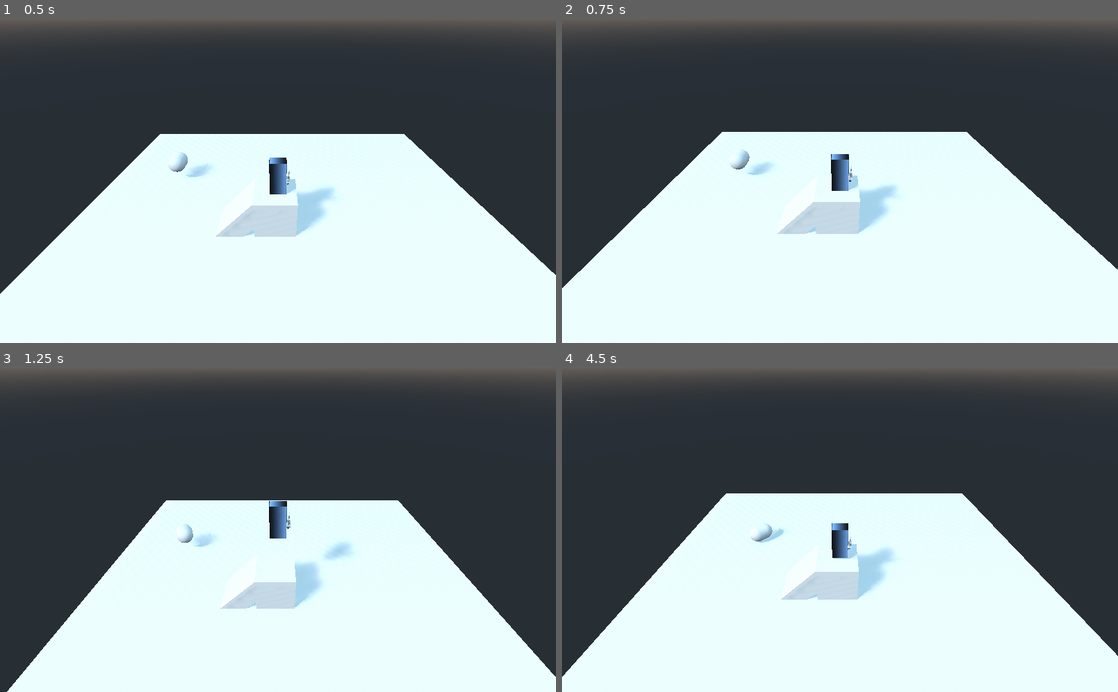
Above: before the commit, frames 1-4 (two rows, left to right).
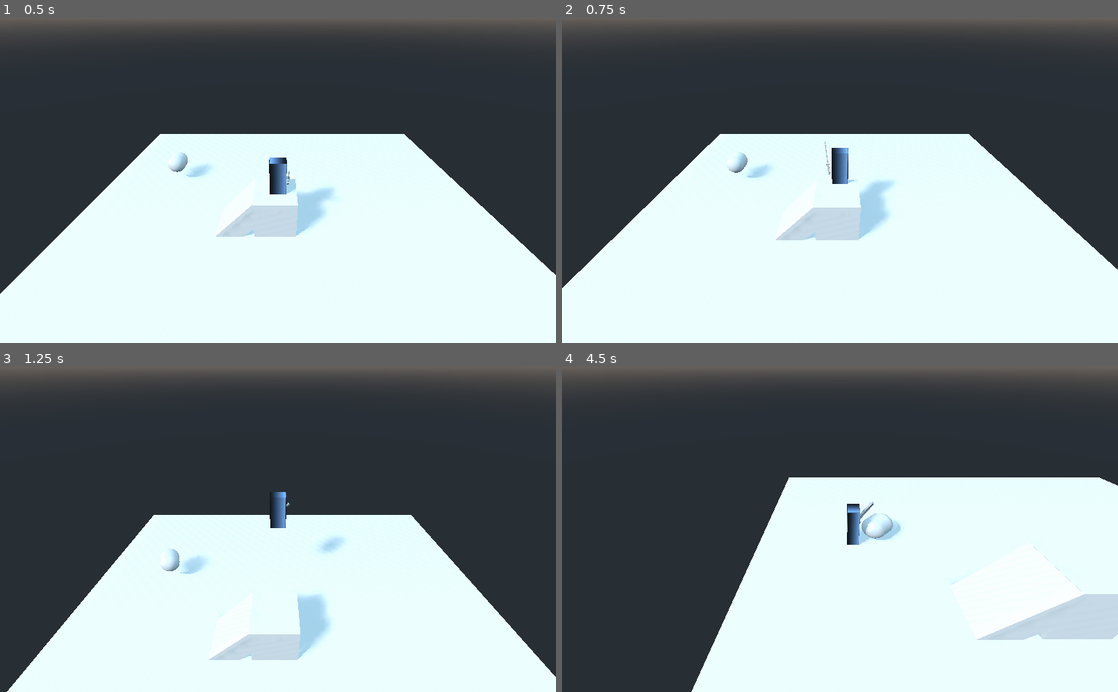
Above: after the commit, the same moments.

Repository: MXsora/Valeria-game
Game: Godot game, scene res://Scenes/Test.tscn
Two runs of this game, one before a commit and one after it. Both use one fixed random seed, a clock stepped at 60 frames per second and the inputs below.
Inputs:
- Up to frame 1 (0.5 s): no input
- Up to frame 2 (0.75 s): hold Up (ig_move_up, bound only after the commit) from 0.53 s (still down); tap Ctrl (ig_attack, bound only after the commit) at 0.6 s
- Up to frame 3 (1.25 s): keep holding Up (ig_move_up, bound only after the commit); tap Space (ig_jump) at 0.77 s
- Up to frame 4 (4.5 s): tap Ctrl (ig_attack, bound only after the commit) every 0.75 s from 1.35 to 4.35 s; tap Space (ig_jump) at 1.52, 3.02, 3.77 s; release Up (ig_move_up, bound only after the commit) at 2.03 s; hold Left (ig_move_left, bound only after the commit) 2.03-3.53 s; hold Down (ig_move_down, bound only after the commit) 3.53-4.28 s; hold Right (ig_move_right, bound only after the commit) from 4.28 s (still down)

Frame 1 is identical in both runs. In frame 2, 1.5% of the frame differs, in the area x 26-74%, y 35-69%; in frame 3, 5.9%; in frame 4, 25%, in the area x 0-100%, y 33-100%.

Commit message:
Hit detection on enemies works

Diff:
--- a/Scenes/InGame/EnemyBase.tscn
+++ b/Scenes/InGame/Enemy_Base.tscn
@@ -60,12 +60,11 @@
 [node name="Timer" type="Timer" parent="."]
 autostart = true
 
-[node name="hurtBox" type="Area" parent="."]
+[node name="HurtBox" type="Area" parent="."]
 collision_layer = 16
 collision_mask = 8
 
-[node name="CollisionShape" type="CollisionShape" parent="hurtBox"]
+[node name="CollisionShape" type="CollisionShape" parent="HurtBox"]
 shape = SubResource( 5 )
 
 [connection signal="timeout" from="Timer" to="." method="_on_Timer_timeout"]
-[connection signal="area_entered" from="hurtBox" to="." method="_on_hurtBox_area_entered"]
--- /dev/null
+++ b/Scenes/InGame/Pickup_Base.tscn
@@ -0,0 +1,20 @@
+[gd_scene load_steps=3 format=2]
+
+[sub_resource type="SphereMesh" id=1]
+radial_segments = 10
+rings = 8
+
+[sub_resource type="SphereShape" id=2]
+
+[node name="Pickup" type="Spatial"]
+
+[node name="Graphics" type="Spatial" parent="."]
+
+[node name="MeshInstance" type="MeshInstance" parent="Graphics"]
+mesh = SubResource( 1 )
+skeleton = NodePath("../..")
+
+[node name="Hitbox" type="Area" parent="."]
+
+[node name="CollisionShape" type="CollisionShape" parent="Hitbox"]
+shape = SubResource( 2 )
--- a/Scenes/InGame/Player.tscn
+++ b/Scenes/InGame/Player.tscn
@@ -232,6 +232,9 @@
 [sub_resource type="CapsuleShape" id=11]
 radius = 0.242677
 height = 0.828297
+
+[sub_resource type="BoxShape" id=14]
+extents = Vector3( 0.35607, 0.80542, 0.255064 )
 
 [node name="Player" type="KinematicBody"]
 script = ExtResource( 3 )
@@ -275,4 +278,11 @@
 transform = Transform( 1, -4.65661e-09, 0, -3.72529e-09, 0, -1, 2.49129e-08, 1, -3.72529e-09, -0.00455928, 0.818197, -0.0117473 )
 shape = SubResource( 11 )
 
+[node name="HurtBox" type="Area" parent="."]
+
+[node name="CollisionShape" type="CollisionShape" parent="HurtBox"]
+transform = Transform( 1, 0, 0, 0, 1, 0, 0, 0, 1, 0, 1.00753, 0 )
+shape = SubResource( 14 )
+
 [connection signal="area_entered" from="WeaponHolder/HitBox" to="." method="_on_HitBox_area_entered"]
+[connection signal="area_entered" from="HurtBox" to="." method="_on_HurtBox_area_entered"]
--- a/Scenes/Test.tscn
+++ b/Scenes/Test.tscn
@@ -1,7 +1,7 @@
 [gd_scene load_steps=9 format=2]
 
 [ext_resource path="res://Scenes/InGame/Player.tscn" type="PackedScene" id=1]
-[ext_resource path="res://Scenes/InGame/EnemyBase.tscn" type="PackedScene" id=2]
+[ext_resource path="res://Scenes/InGame/Enemy_Base.tscn" type="PackedScene" id=2]
 
 [sub_resource type="CubeMesh" id=6]
 size = Vector3( 22, 0.342, 22 )
--- /dev/null
+++ b/Scenes/UI/Player_UI.tscn
@@ -0,0 +1,36 @@
+[gd_scene load_steps=3 format=2]
+
+[ext_resource path="res://Scripts/Player_UI.gd" type="Script" id=1]
+[ext_resource path="res://icon.png" type="Texture" id=2]
+
+[node name="Player_UI" type="Control"]
+pause_mode = 2
+anchor_right = 1.0
+anchor_bottom = 1.0
+script = ExtResource( 1 )
+
+[node name="HealthBar" type="TextureProgress" parent="."]
+margin_left = 274.0
+margin_top = 540.0
+margin_right = 497.0
+margin_bottom = 580.0
+value = 50.0
+rounded = true
+texture_progress = ExtResource( 2 )
+nine_patch_stretch = true
+
+[node name="HealthNumbers" type="Label" parent="HealthBar"]
+margin_left = 17.0
+margin_top = -25.0
+margin_right = 77.0
+margin_bottom = -6.0
+text = "10/10"
+
+[node name="CurrentWeapon" type="TextureRect" parent="."]
+margin_left = 26.0
+margin_top = 465.0
+margin_right = 152.0
+margin_bottom = 573.0
+texture = ExtResource( 2 )
+expand = true
+stretch_mode = 6
--- a/Scripts/EnemyBase.gd
+++ b/Scripts/EnemyBase.gd
@@ -1,6 +1,6 @@
 extends KinematicBody
 
-var maxHealth: int = 3
+var maxHealth: int = 5
 var currentHealth = maxHealth
 
 var moveSpeed: float = 2.0
@@ -31,7 +31,7 @@
 	if (currentState == states.MOVING):
 		forward = move_and_slide(forward)
 
-func changeState():
+func ChangeState():
 	forward = transform.basis.z * moveSpeed
 	#iterate through the states until reaching the end, then loop back
 	if(currentState == states.MOVING):
@@ -39,23 +39,17 @@
 	else:
 		currentState = currentState + 1
 
-func getHit():
-	if(justHit):
-		pass
-	currentHealth -= 1
+func GetHit(playerDamage):
+	currentHealth -= playerDamage
 	timer.paused = true
 	animPlayer.play("hurt_test")
 	yield(animPlayer, "animation_finished")
 	checkDeath()
 	timer.paused = false
-	justHit = true
 
 func checkDeath():
-	if(currentHealth >= 0):
+	if(currentHealth <= 0):
 		queue_free()
 
 func _on_Timer_timeout():
-	changeState()
-
-func _on_hurtBox_area_entered(area):
-	getHit()
+	ChangeState()
--- a/Scripts/Player.gd
+++ b/Scripts/Player.gd
@@ -1,8 +1,8 @@
 extends KinematicBody
 
 
-var curHp : int = 10
-var maxHp : int = 10
+var curHP : int = 10
+var maxHP : int = 10
 var damage : int = 1
 
 var gold : int = 0
@@ -40,11 +40,13 @@
 var direction: Vector3 = Vector3(0,0,0)
 var snapVector: Vector3 = Vector3.DOWN
 
-signal player_hit_confirm
+var enemyList = []
 
 onready var cameraOrbit = get_node("CameraOrbit")
 onready var model = get_node("Graphics/model")
 onready var animPlayer = get_node("Graphics/AnimationPlayer")
+onready var userInterface = find_node("Player_UI")
+onready var hitBox = get_node("WeaponHolder/HitBox")
 
 func _ready():
 	cameraOrbit.set_as_toplevel(true)
@@ -68,6 +70,7 @@
 	if(is_on_floor() and currentJumpState == jumpStates.FALLING):
 		currentJumpState = jumpStates.READY
 		snapVector = Vector3.DOWN
+
 	#switch from a jumping state to a falling state
 	if(getGravity() == fallGravity and currentJumpState != jumpStates.FALLING):
 		currentJumpState = jumpStates.FALLING
@@ -98,26 +101,27 @@
 	cameraOrbit.translation = lerp(cameraOrbit.translation, translation, .1)
 
 func basicAttackString():
-	currentAttackState = attackStates.ATTACK1
-	match currentWeapon:
-		weapons.SwordAndBoard:
-			pass
-		weapons.GreatSword:
-			pass
-		weapons.Daggers:
-			pass
-		weapons.Scythe:
-			pass
-		weapons.Caestus:
-			pass
-		weapons.SwordWhip:
-			pass
-		weapons.BallAndChain:
-			pass
-		weapons.PunchClaws:
-			pass
-		weapons.BasicLongSword:
-			direction.z += 5
+	enemyList.clear()
+	currentAttackState += 1
+	match currentWeapon:
+		weapons.SwordAndBoard:
+			pass
+		weapons.GreatSword:
+			pass
+		weapons.Daggers:
+			pass
+		weapons.Scythe:
+			pass
+		weapons.Caestus:
+			pass
+		weapons.SwordWhip:
+			pass
+		weapons.BallAndChain:
+			pass
+		weapons.PunchClaws:
+			pass
+		weapons.BasicLongSword:
+			direction = transform.basis.z
 			animPlayer.play("attack_Test1")
 	currentAttackState = attackStates.READY
 
@@ -163,7 +167,44 @@
 		weapons.BasicLongSword:
 			pass
 
-
+func SwitchWeapon(wepNumber):
+	currentWeapon = weapons.wepNumber
+	match currentWeapon:
+		weapons.SwordAndBoard:
+			pass
+		weapons.GreatSword:
+			pass
+		weapons.Daggers:
+			pass
+		weapons.Scythe:
+			pass
+		weapons.Caestus:
+			pass
+		weapons.SwordWhip:
+			pass
+		weapons.BallAndChain:
+			pass
+		weapons.PunchClaws:
+			pass
+		weapons.BasicLongSword:
+			damage = 2
+
+func GetHit(enemyDamage):
+	curHP -= enemyDamage
+	userInterface.UpdateHealth()
+
+#checks if the enemy that has just been hit has already been hit by this attack
+func CheckEnemy(enemy):
+	if(!enemyList.has(enemy)):
+		enemyList.append(enemy)
+		return true
+	else:
+		return false
 
 func _on_HitBox_area_entered(area):
-	emit_signal("player_hit_confirm")
+	if (CheckEnemy(area)):
+		if (area.get_parent().has_method("GetHit")):
+			area.get_parent().GetHit(damage)
+
+func _on_HurtBox_area_entered(area):
+	GetHit(1)
--- /dev/null
+++ b/Scripts/Player_UI.gd
@@ -0,0 +1,18 @@
+extends Control
+
+
+onready var player = find_node("Player")
+onready var healthBar = get_node("HealthBar")
+
+
+# Called when the node enters the scene tree for the first time.
+func _ready():
+	healthBar.max_value = player.maxHP
+
+func UpdateHealth():
+	healthBar.value = player.curHP
+
+
+# Called every frame. 'delta' is the elapsed time since the previous frame.
+#func _process(delta):
+#	pass
--- a/project.godot
+++ b/project.godot
@@ -41,26 +41,31 @@
 ig_move_up={
 "deadzone": 0.5,
 "events": [ Object(InputEventJoypadMotion,"resource_local_to_scene":false,"resource_name":"","device":0,"axis":1,"axis_value":-1.0,"script":null)
+, Object(InputEventKey,"resource_local_to_scene":false,"resource_name":"","device":0,"alt":false,"shift":false,"control":false,"meta":false,"command":false,"pressed":false,"scancode":16777232,"physical_scancode":0,"unicode":0,"echo":false,"script":null)
  ]
 }
 ig_move_down={
 "deadzone": 0.5,
 "events": [ Object(InputEventJoypadMotion,"resource_local_to_scene":false,"resource_name":"","device":0,"axis":1,"axis_value":1.0,"script":null)
+, Object(InputEventKey,"resource_local_to_scene":false,"resource_name":"","device":0,"alt":false,"shift":false,"control":false,"meta":false,"command":false,"pressed":false,"scancode":16777234,"physical_scancode":0,"unicode":0,"echo":false,"script":null)
  ]
 }
 ig_move_left={
 "deadzone": 0.5,
 "events": [ Object(InputEventJoypadMotion,"resource_local_to_scene":false,"resource_name":"","device":0,"axis":0,"axis_value":-1.0,"script":null)
+, Object(InputEventKey,"resource_local_to_scene":false,"resource_name":"","device":0,"alt":false,"shift":false,"control":false,"meta":false,"command":false,"pressed":false,"scancode":16777231,"physical_scancode":0,"unicode":0,"echo":false,"script":null)
  ]
 }
 ig_move_right={
 "deadzone": 0.5,
 "events": [ Object(InputEventJoypadMotion,"resource_local_to_scene":false,"resource_name":"","device":0,"axis":0,"axis_value":1.0,"script":null)
+, Object(InputEventKey,"resource_local_to_scene":false,"resource_name":"","device":0,"alt":false,"shift":false,"control":false,"meta":false,"command":false,"pressed":false,"scancode":16777233,"physical_scancode":0,"unicode":0,"echo":false,"script":null)
  ]
 }
 ig_attack={
 "deadzone": 0.5,
 "events": [ Object(InputEventJoypadButton,"resource_local_to_scene":false,"resource_name":"","device":0,"button_index":2,"pressure":0.0,"pressed":false,"script":null)
+, Object(InputEventKey,"resource_local_to_scene":false,"resource_name":"","device":0,"alt":false,"shift":false,"control":false,"meta":false,"command":false,"pressed":false,"scancode":16777238,"physical_scancode":0,"unicode":0,"echo":false,"script":null)
  ]
 }
 ig_heavy_attack={
Not shown: 1 places in Scenes/InGame/Player.tscn that only renumber resources
